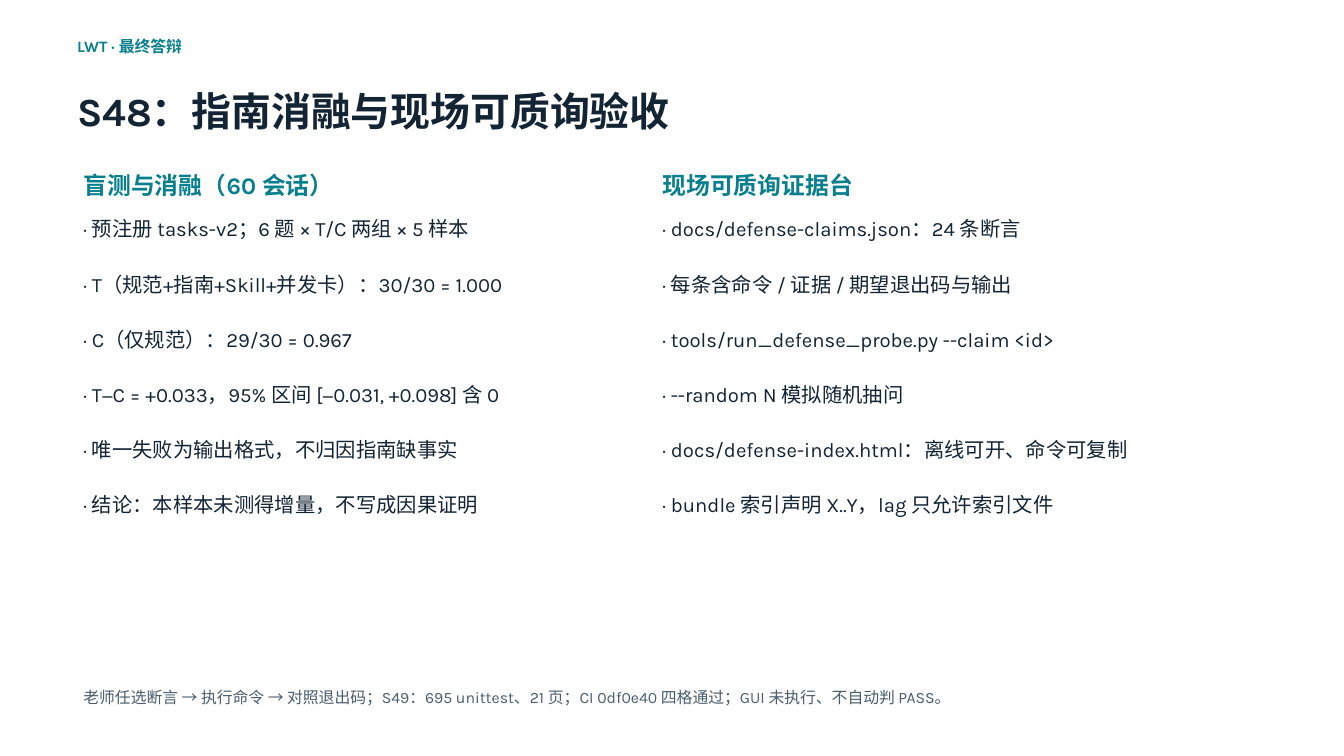
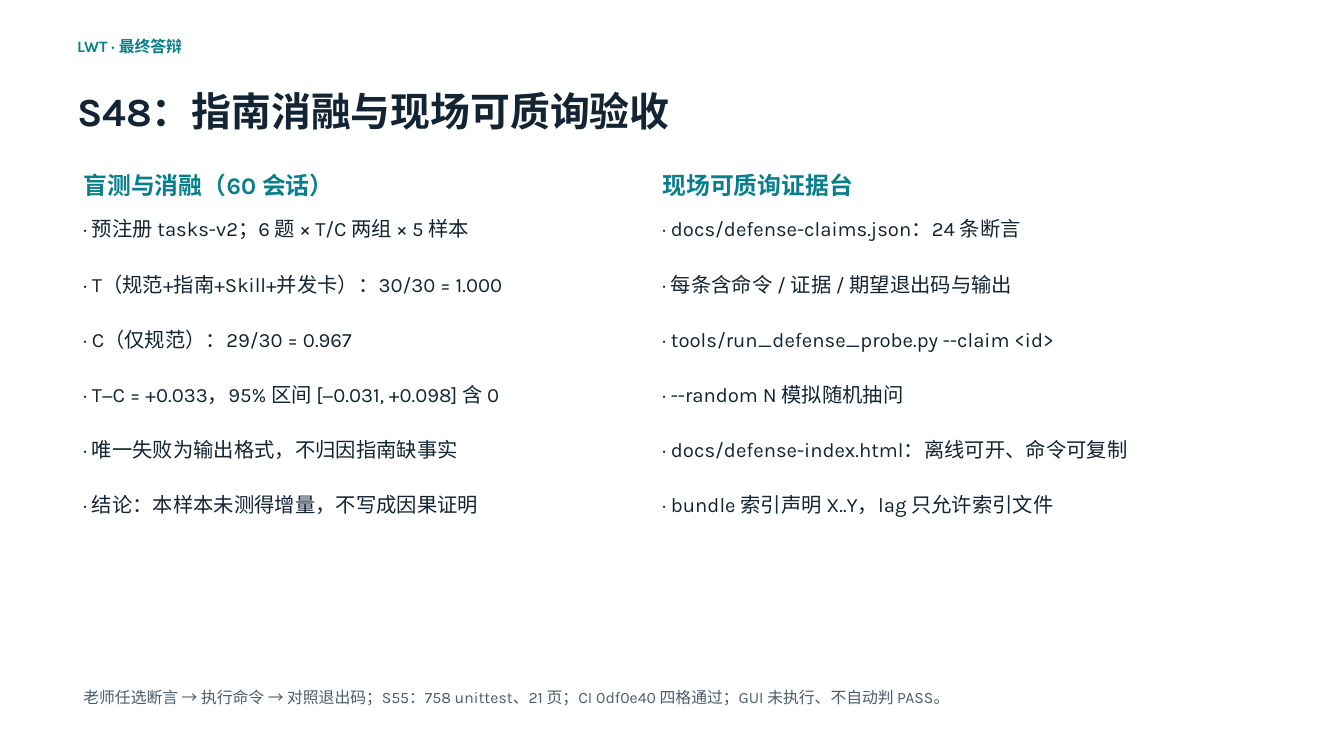
Before and after one commit to 05T1925/Interpreted-general-purpose-scripting-language-LWT, a slide deck: slide 21 of slides/LWT介绍.pptx. Drawn at 1344x756 pixels with LibreOffice and Linux fonts; fonts in the diff are those of the drawing. Boxes give left, top, right and bottom in pixels: in the first picture for what was removed or moved away, otherwise in the second. Text is boxed around its words. In the diff, an @@ line names an element or a change of style, - is before the commit and + after.

```diff
--- a/slides/LWT介绍.pptx
+++ b/slides/LWT介绍.pptx
@@ text at [83,689,949,706]: text changed @@
-老师任选断言 → 执行命令 → 对照退出码；S49：695 unittest、21 页；CI 0df0e40 四格通过；GUI 未执行、不自动判 PASS。
+老师任选断言 → 执行命令 → 对照退出码；S55：758 unittest、21 页；CI 0df0e40 四格通过；GUI 未执行、不自动判 PASS。
```
Also in this commit, not shown: 3 other slides changed, 21 other files.
